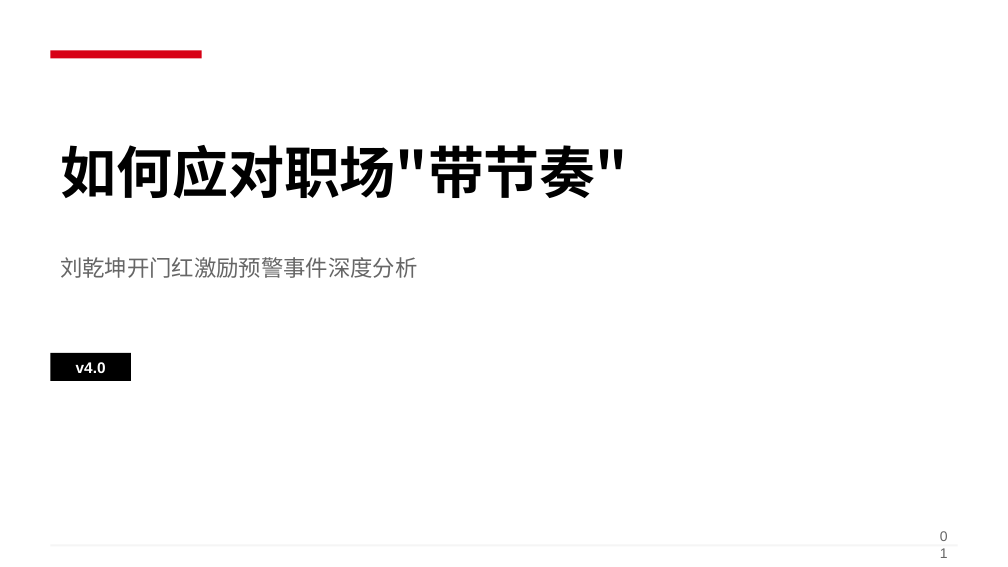
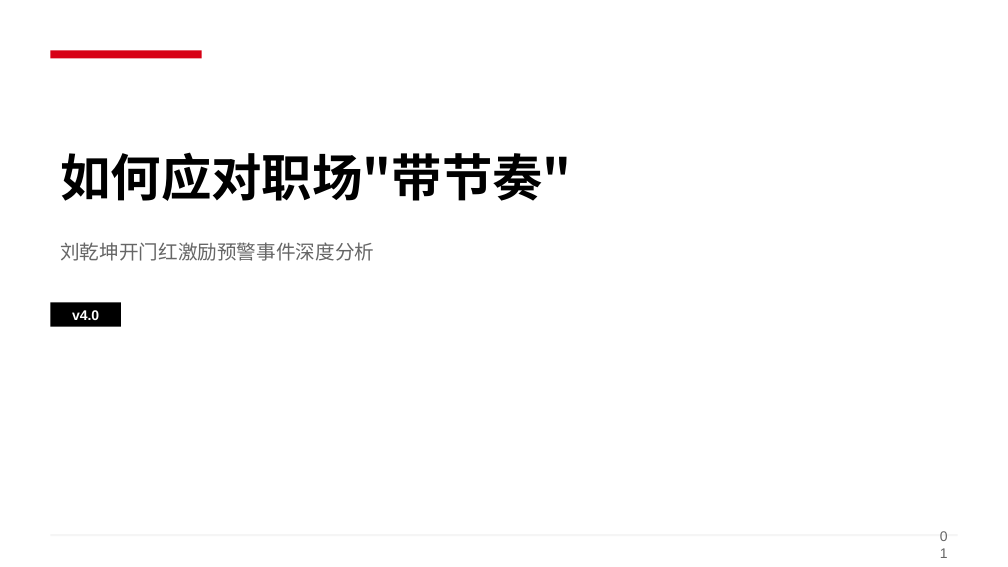
Before and after one commit to sundanian1991/openmino, a slide deck: slide 1 of slides/output/如何应对职场带节奏-v5-clean.pptx. Drawn at 1008x567 pixels with LibreOffice and Linux fonts; fonts in the diff are those of the drawing. Boxes give left, top, right and bottom in pixels: in the first picture for what was removed or moved away, otherwise in the second. Text is boxed around its words. In the diff, an @@ line names an element or a change of style, - is before the commit and + after.

Commit message:
fix: 调整排版间距，优化呼吸感
- 封面：标题从 40 号字→36 号，整体布局更紧凑
- 目录：章节间距从 0.95→0.85
- 事件回顾：表头和内容高度收紧，行距从 0.65→0.55
- 行为模式：卡片高度调整，字号从 9/10/12→8/9/11，底部总结简化为线条
- 动机分析：每项间距从 0.95→1.05，增加呼吸感
- 应对策略：卡片高度从 1.8→1.9，REACT 框架间距优化
- 总结页：左右内容间距从 0.75→0.7，金句卡片上移

```diff
--- a/slides/output/如何应对职场带节奏-v5-clean.pptx
+++ b/slides/output/如何应对职场带节奏-v5-clean.pptx
@@ text "如何应对职场"带节奏"": place and size @@
-text "如何应对职场"带节奏"" at [60, 145, 628, 199]
+text "如何应对职场"带节奏"" at [60, 152, 571, 201]
@@ text "如何应对职场"带节奏"" at [60, 152, 571, 201]: size 40 to 36 pt @@
@@ text "刘乾坤开门红激励预警事件深度分析": place and size @@
-text "刘乾坤开门红激励预警事件深度分析" at [60, 257, 417, 278]
+text "刘乾坤开门红激励预警事件深度分析" at [60, 242, 374, 261]
@@ text "刘乾坤开门红激励预警事件深度分析" at [60, 242, 374, 261]: size 16 to 14 pt @@
@@ text "v4.0": place and size @@
-text "v4.0" at [76, 362, 106, 373]
+text "v4.0" at [72, 310, 99, 320]
@@ text "v4.0" at [72, 310, 99, 320]: size 11 to 10 pt @@
@@ rectangle: place and size @@
-rectangle at [50, 353, 131, 381]
+rectangle at [50, 302, 121, 327]
```
Also in this commit, not shown: 6 other slides changed, 7 other files.
